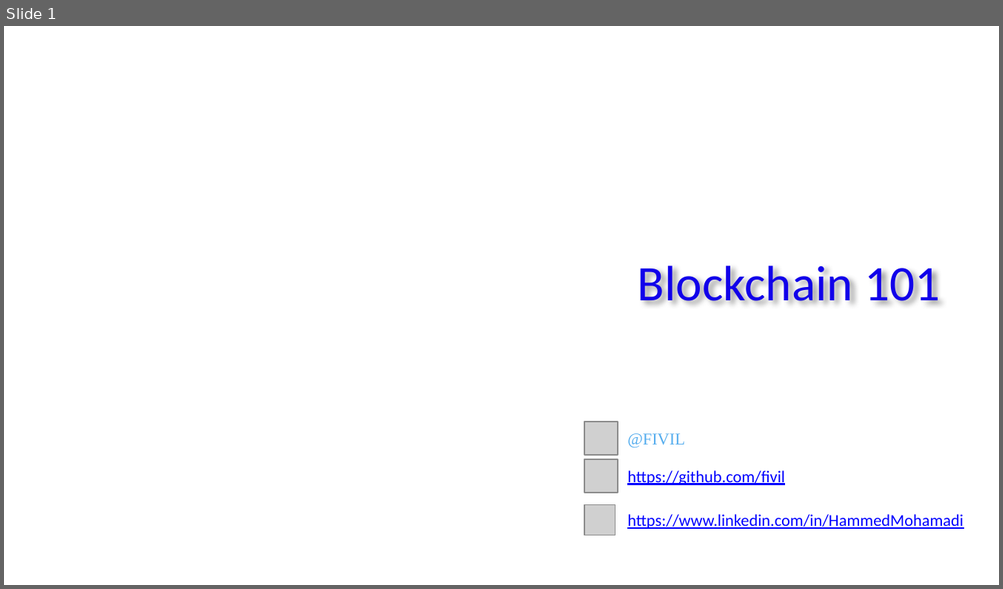
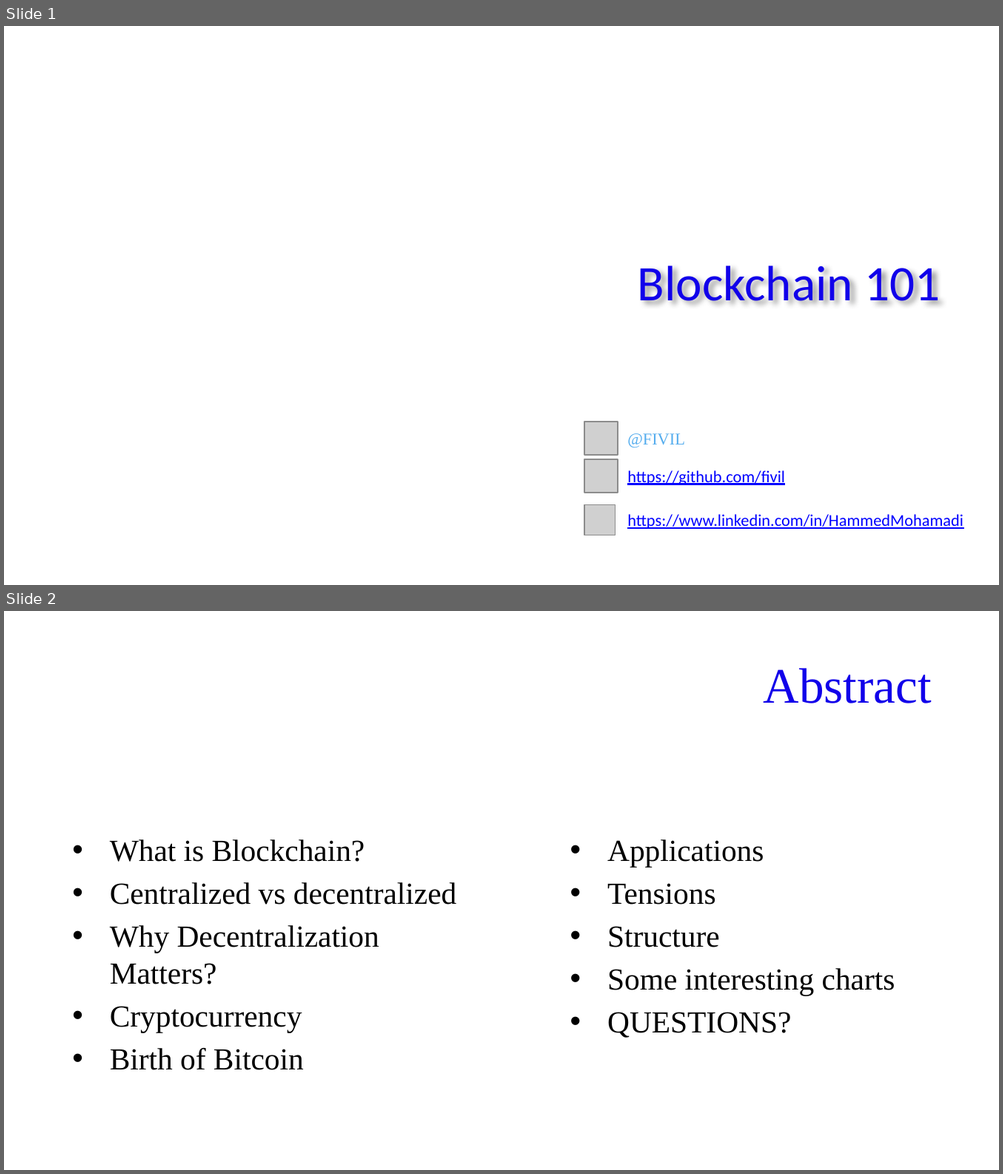
Before and after one commit to FIVIL/KtuPresentation, a slide deck: Blockchain 101.pptx. Shown one above the other, each under a label of ours: slide 1 before the commit, slides 1 and 2 after it. The pictures are 1003x589 and 1003x1174 pixels, drawn with LibreOffice and Linux fonts; fonts in the diff are those of the drawing; grey boxes stand for pictures; background and template pictures are left out. Boxes give left, top, right and bottom in pixels: in the first picture for what was removed or moved away, otherwise in the second. Text is boxed around its words. In the diff, an @@ line names an element or a change of style, - is before the commit and + after.

Commit message:
abstracts

```diff
--- a/Blockchain 101.pptx
+++ b/Blockchain 101.pptx
@@ slide 2 added at (x1=4, y1=611, x2=999, y2=1170), background picture (left out) @@
@@ title added at (x1=763, y1=668, x2=931, y2=703), 36 pt, text #1100EA @@
+Abstract
@@ text added at (x1=110, y1=840, x2=456, y2=1071), 22.2 pt, text #000000 @@
+• What is Blockchain?
+• Centralized vs decentralized
+• Why Decentralization Matters?
+• Cryptocurrency
+• Birth of Bitcoin
@@ text added at (x1=607, y1=840, x2=895, y2=1038), 22.2 pt, text #000000 @@
+• Applications
+• Tensions
+• Structure
+• Some interesting charts
+• QUESTIONS?
```
Also in this commit, not shown: 1 slide removed.
